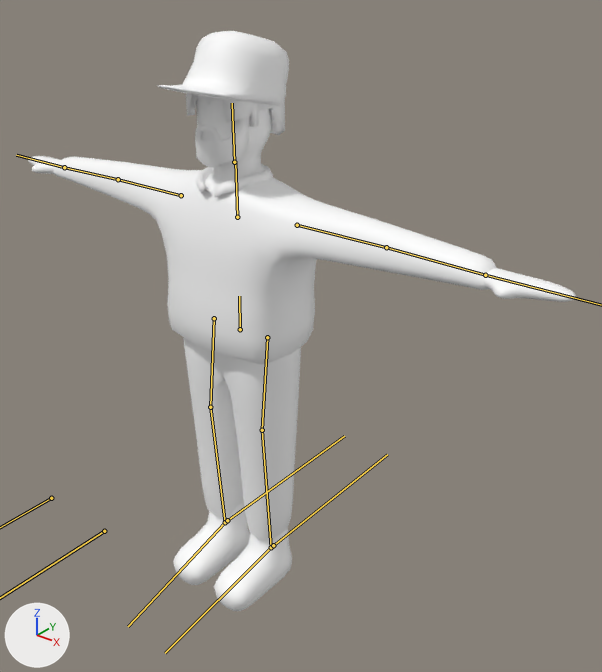
An edit to the glTF model blender/human.glb, drawn before and after from the same camera.
Before and after are seen from a camera (50 mm lens) standing at (1.78, -1.78, 2.22) and looking at (0.17, 0.23, 0.98). The lights are fixed; the arrows at lower left show +X, +Y and +Z. The bones that bend it are drawn over the model as lines.

The first picture shows 'human'.
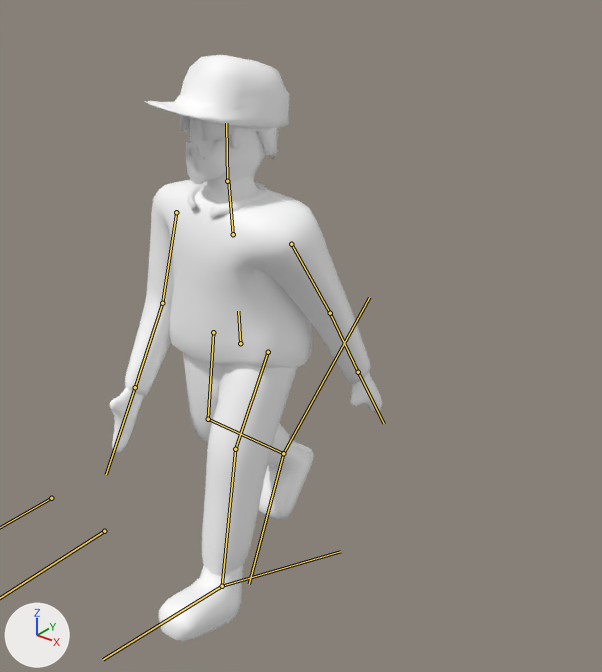
The newer file adds an action. The first version stands in its rest pose; the second is drawn at frame 2 of the action 'walk_loop.001'.

The change in detail:
Bone 'Body' (bone_body) moves from (0.0, 0.0, 0.0) to (0.0, -0.053, -0.001).
Bone 'Body' (bone_body) turns from (0, 0, 0) to (3, 0, 0) degrees about its own x, y and z.
Bone 'L_arm' (bone_l_arm) turns from (0, 0, 0) to (-26, 1, -85) degrees about its own x, y and z.
Bone 'L_wrist' (bone_l_wrist) turns from (0, 0, 0) to (2, 0, 0) degrees about its own x, y and z.
Bone 'L_leg' (bone_l_leg) turns from (0, 0, 0) to (29, -1, 0) degrees about its own x, y and z.
Bone 'L_calf' (bone_l_calf) turns from (0, 0, 0) to (-12, 0, -1) degrees about its own x, y and z.
Bone 'L_foot' (bone_l_foot) turns from (0, 0, 0) to (11, 0, 2) degrees about its own x, y and z.
Bone 'head' (bone_head) turns from (0, 0, 0) to (-5, -21, 1) degrees about its own x, y and z.
Bone 'R_arm' (bone_r_arm) turns from (0, 0, 0) to (16, -2, 85) degrees about its own x, y and z.
Bone 'R_wrist' (bone_r_wrist) turns from (0, 0, 0) to (25, 1, 10) degrees about its own x, y and z.
Bone 'R_leg' (bone_r_leg) moves from (0.0, 0.0, 0.0) to (0.0, 0.001, 0.007).
Bone 'R_leg' (bone_r_leg) turns from (0, 0, 0) to (3, 0, -2) degrees about its own x, y and z.
Bone 'R_calf' (bone_r_calf) turns from (0, 0, 0) to (-44, 1, 3) degrees about its own x, y and z.
Bone 'R_foot' (bone_r_foot) turns from (0, 0, 0) to (3, -6, 6) degrees about its own x, y and z.

Location of each change, [x1, y1, x2, y2] in pixels of the pictures (602 x 672 px):
'human', posed (50% narrower): before [28, 31, 576, 611]; after [110, 55, 382, 641]
bone 'Body', root to tip: before (240, 329) to (239, 296); after (240, 343) to (238, 311)
bone 'L_arm', root to tip: before (297, 225) to (386, 247); after (291, 244) to (330, 313)
bone 'L_wrist', root to tip: before (386, 247) to (485, 275); after (330, 313) to (358, 372)
bone 'L_leg', root to tip: before (267, 337) to (262, 430); after (268, 352) to (235, 449)
bone 'L_calf', root to tip: before (262, 430) to (271, 547); after (235, 449) to (222, 586)
bone 'L_foot', root to tip: before (271, 547) to (165, 653); after (222, 586) to (103, 659)
bone 'head', root to tip: before (234, 162) to (232, 103); after (227, 181) to (226, 123)
bone 'R_arm', root to tip: before (181, 195) to (118, 179); after (176, 212) to (162, 303)
bone 'R_wrist', root to tip: before (118, 179) to (64, 167); after (162, 303) to (135, 387)
bone 'R_leg', root to tip: before (214, 318) to (210, 407); after (213, 332) to (208, 419)
bone 'R_calf', root to tip: before (210, 407) to (225, 522); after (208, 419) to (283, 453)
bone 'R_foot', root to tip: before (225, 522) to (128, 626); after (283, 453) to (249, 584)
